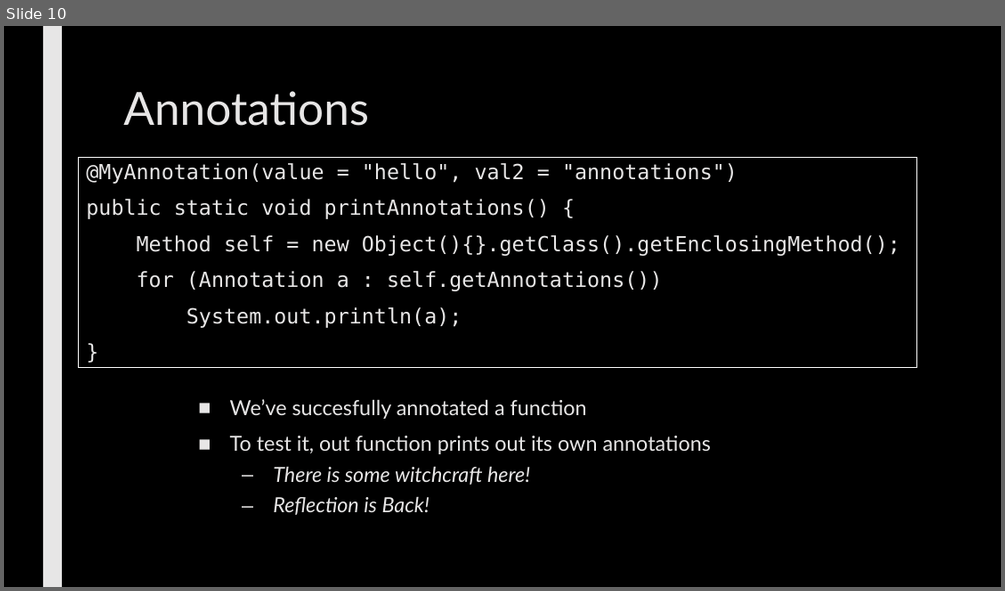
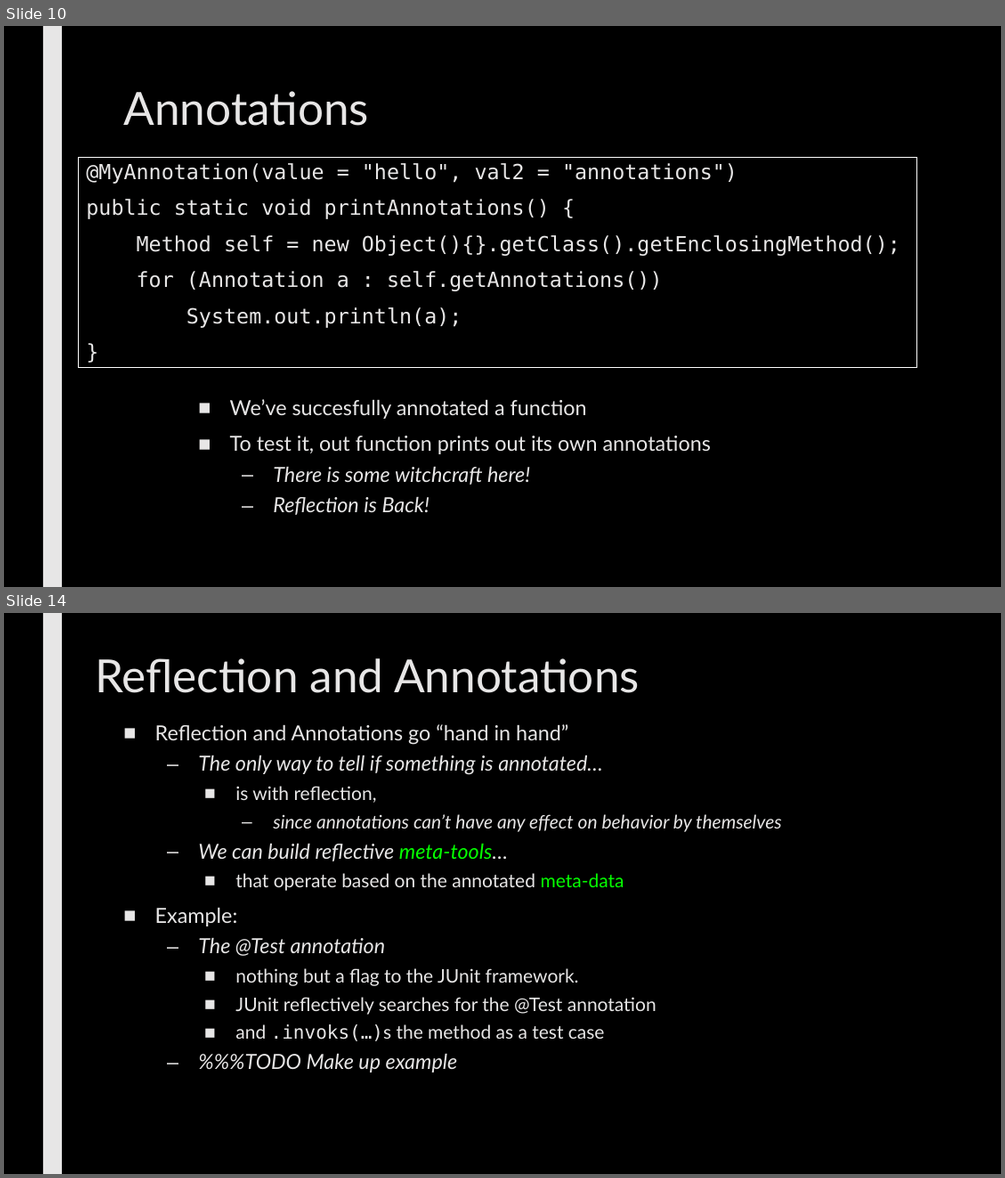
Before and after one commit to max7patek/metaprogramming, a slide deck: slides/07-JavaReflection.pptx. Shown one above the other, each under a label of ours: slide 10 before the commit, slides 10 and 14 after it; the slides between them are not shown. The pictures are 1005x591 and 1005x1178 pixels, drawn with LibreOffice and Linux fonts; fonts in the diff are those of the drawing. Boxes give left, top, right and bottom in pixels: in the first picture for what was removed or moved away, otherwise in the second. Text is boxed around its words. In the diff, an @@ line names an element or a change of style, - is before the commit and + after.

Commit message:
added some about reflection

```diff
--- a/slides/07-JavaReflection.pptx
+++ b/slides/07-JavaReflection.pptx
@@ slide 14 added at box(4, 613, 1001, 1174), background #000000; not listed: 1 template element that a slide beside it also shows @@
@@ title added at box(95, 658, 639, 693), 44 pt, text #E7E6E6 @@
+Reflection and Annotations
@@ text added at box(155, 724, 782, 1072), 18 pt, text #E7E6E6 @@
+■ Reflection and Annotations go “hand in hand”
+  – The only way to tell if something is annotated…
+    ■ is with reflection,
+      – since annotations can’t have any effect on behavior by themselves
+  – We can build reflective meta-tools…
+    ■ that operate based on the annotated meta-data
+■ Example:
+  – The @Test annotation
+    ■ nothing but a flag to the JUnit framework.
+    ■ JUnit reflectively searches for the @Test annotation
+    ■ and .invoks(…)s the method as a test case
+  – %%%TODO Make up example
```
Also in this commit, not shown: 1 slide changed, 2 other slides added.
